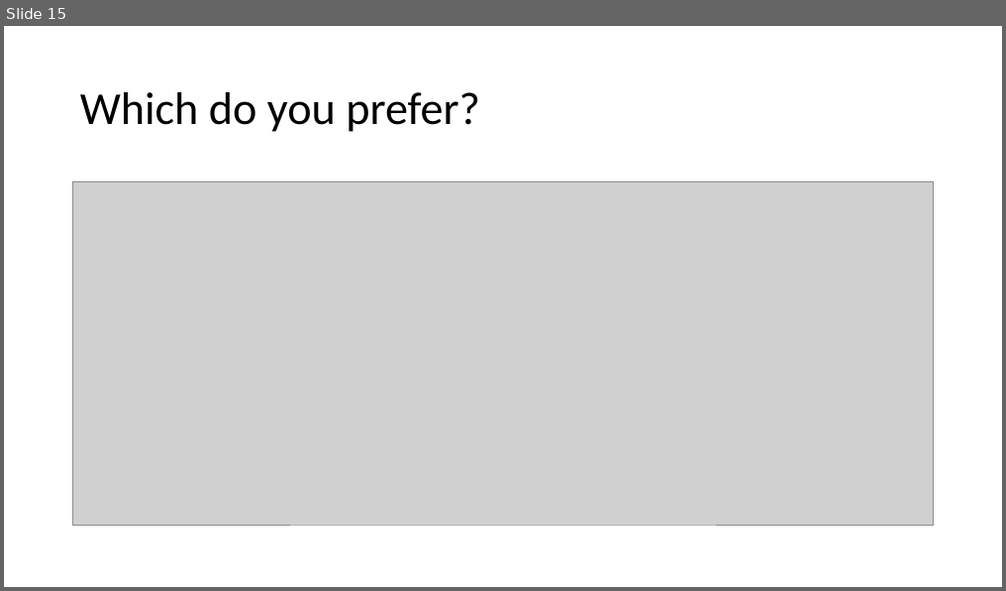
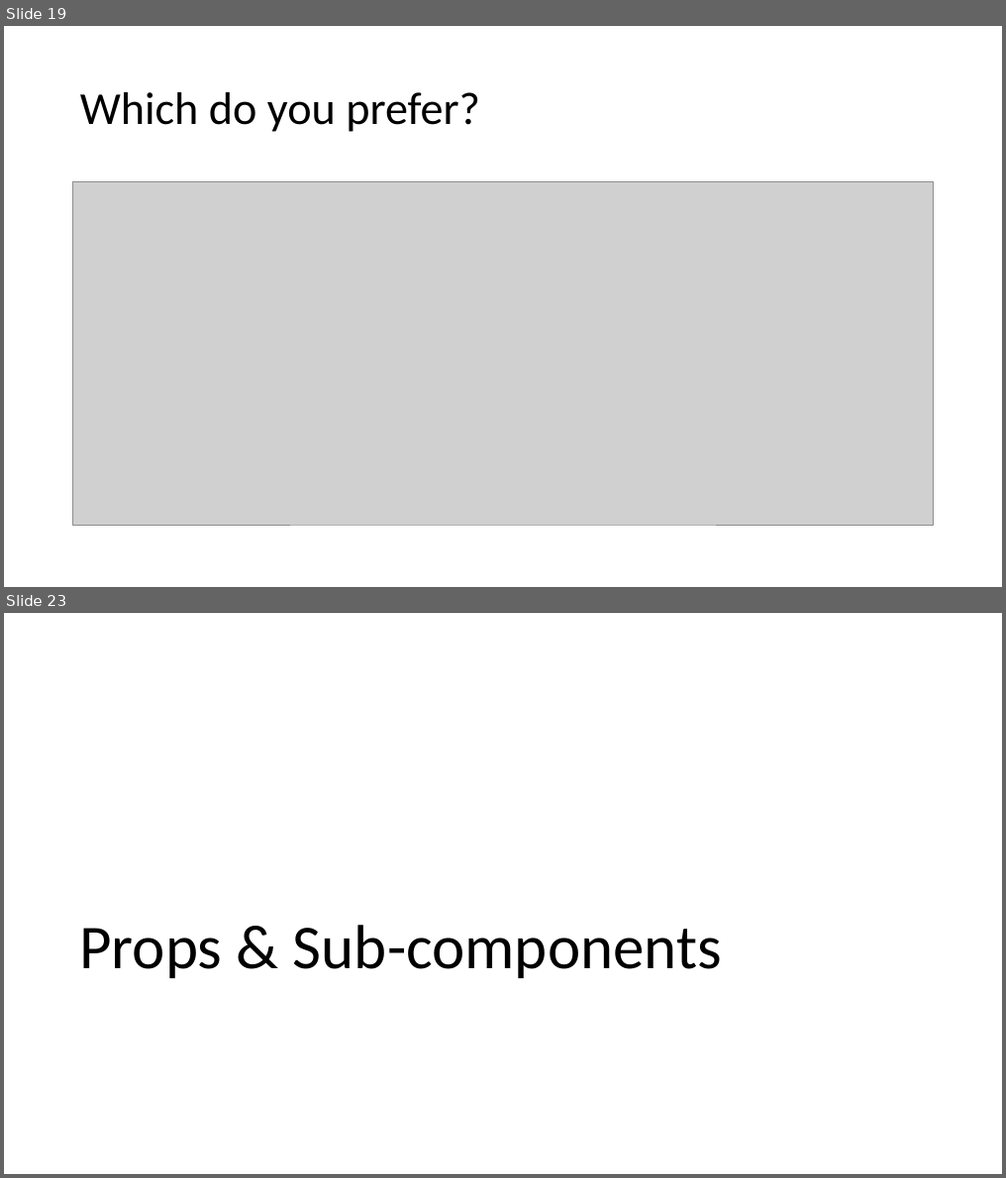
Before and after one commit to JakeTrevor/react-demo, a slide deck: react.pptx. Shown one above the other, each under a label of ours: slide 15 before the commit, slides 19 and 23 after it; the slides between them are not shown. The pictures are 1006x591 and 1006x1178 pixels, drawn with LibreOffice and Linux fonts; fonts in the diff are those of the drawing; grey boxes stand for pictures. Boxes give left, top, right and bottom in pixels: in the first picture for what was removed or moved away, otherwise in the second. Text is boxed around its words. In the diff, an @@ line names an element or a change of style, - is before the commit and + after.

```diff
--- a/react.pptx
+++ b/react.pptx
@@ slide 23 added at (4,613,1002,1174), background #FFFFFF @@
@@ title added at (79,925,722,978), 60 pt, text #000000 @@
+Props & Sub-components
@@ what was slide 15 is now slide 19 @@
```
Also in this commit, not shown: 4 slides changed, 13 other slides added.
